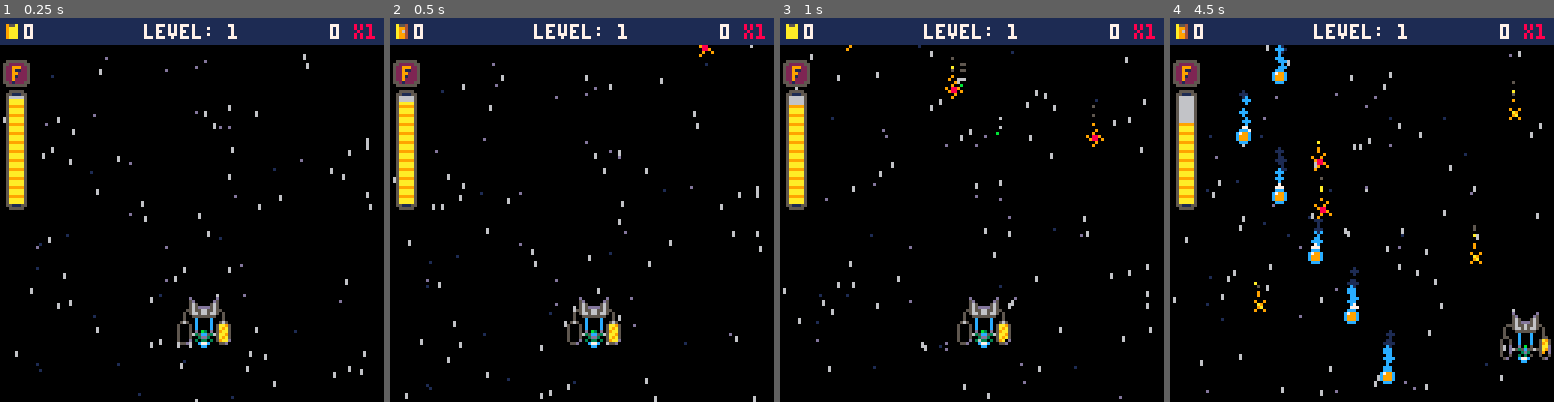
Above: before the commit, frames 1-4 (left to right).
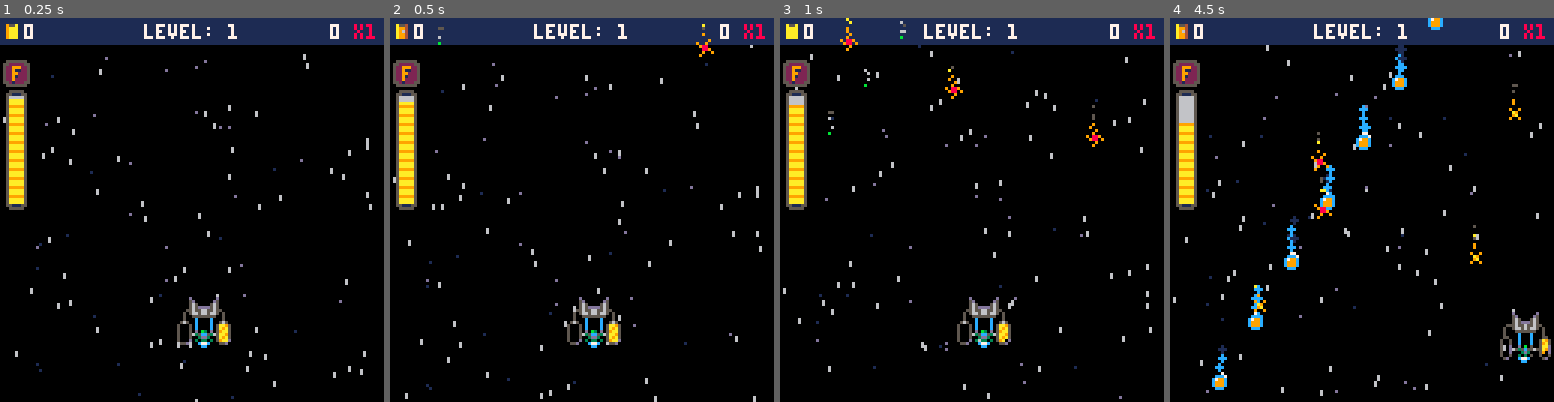
Above: after the commit, the same moments.

Repository: jacobneal65/drop-p8
Game: PICO-8 cartridge drop.p8
Same seed, same stepped clock (60 frames per second), same inputs: the game is played once before the commit and once after it.
Inputs:
- Up to frame 1 (0.25 s): no input
- Up to frame 2 (0.5 s): no input
- Up to frame 3 (1 s): no input
- Up to frame 4 (4.5 s): hold Right 1.6-2.1 s; hold Up 2.15-2.42 s; hold Right 2.47-3.03 s; hold Left 3.08-3.58 s; hold Down 3.63-3.97 s; hold Right from 4.02 s (still down)

Frame 1 is identical in both runs. In frame 2, less than 0.1% of the frame differs, in the area x 12-84%, y 1-8%; in frame 3, 0.3%; in frame 4, 3.5%, in the area x 10-91%, y 0-97%.

Commit message:
reordered the fx timing. may break some things

Diff:
--- a/drop.p8
+++ b/drop.p8
@@ -7,7 +7,7 @@
 function _init()
 	music(1)
 	level=1
-	wave=1
+	wave=7
 	t=0
 	debug={""}
 	effects={}
@@ -113,9 +113,7 @@
 function _draw()
 	cls()
 	starfield()
-	draw_fx()
 	_drw()
-
 	circfade()
 
 	--debug
@@ -163,6 +161,8 @@
 
 function drw_level()
 	drw_circ_mask()
+	rectfill(0,0,128,8,1)
+	draw_fx()
 	drw_dots()
 	drw_player()
 	draw_fuel()
@@ -266,7 +266,6 @@
 end
 
 function drw_points()
-	rectfill(0,0,128,8,1)
 	local _lvl="level: "..level
  print(_lvl,hcenter(_lvl),2,7)
 	--points
@@ -541,13 +540,6 @@
 	local _t1=(1-t)
 	local _x = _t1^3*x1+3*_t1^2*t*x2+3*_t1*t^2*x3+t^3*x4
 	local _y = _t1^3*y1+3*_t1^2*t*y2+3*_t1*t^2*y3+t^3*y4
-	return _x,_y
-end
-
-
-function spline(_f)
-
-
 	return _x,_y
 end
 
@@ -886,6 +878,8 @@
 	d_plyr()
 	draw_fuel()
 	drw_eol_mask()
+	rectfill(0,0,128,8,1)
+	draw_fx()
 	drw_points()
 	draw_warp()
 end
